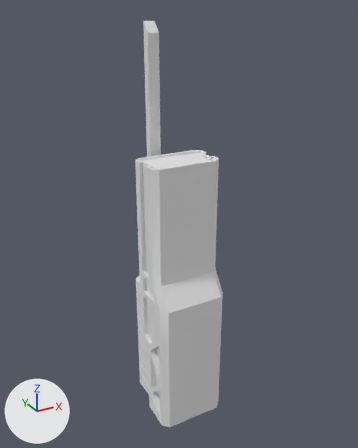
Before and after pictures for a commit that changed the FBX model Assets/Models/Modular Kit/Set Dressing/Antenna_A.fbx.
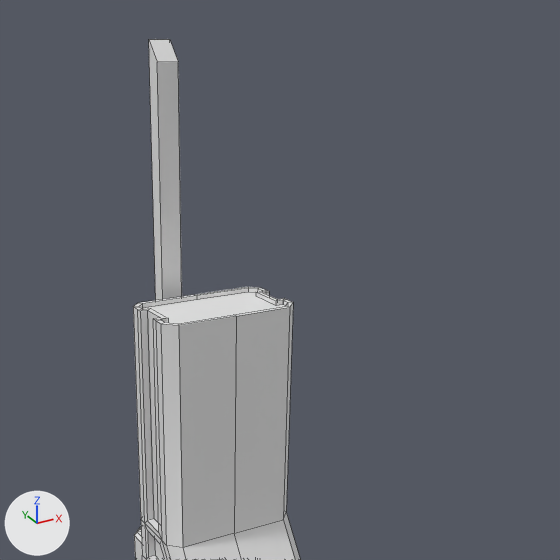
There are two pictures of each version: one whole from a camera (50 mm lens) standing at (-7.47, -13.4, 14.41) and looking at (0.22, 0.59, 7.42), one close up on the part from 18% to 100% of the width and 0% to 65% of the height. Every picture has the same lights, and +X, +Y and +Z are marked at lower left. The close-ups show mesh edges as thin lines. Where no turn or scale is listed for an object, it has been applied to the vertices.
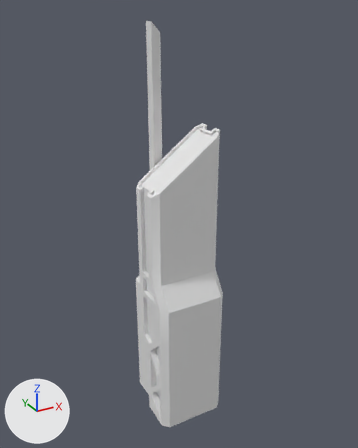
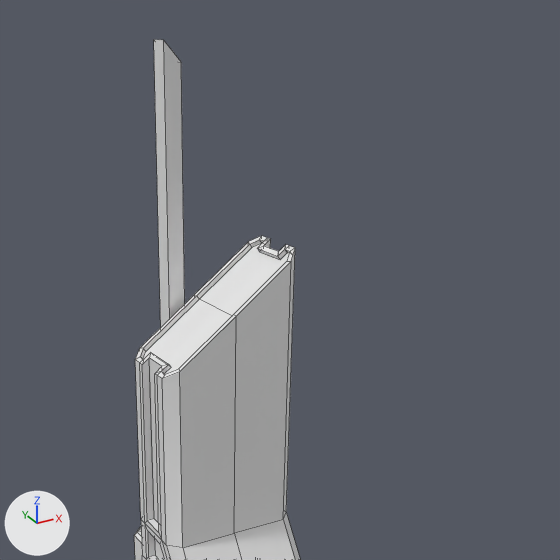
Pixel boxes (x1, y1, x2, y2) of what changed, in the close-ups (560 x 560 px; the box of a moved part takes in the faces that stretch with it):
'Cube', reshaped
    before: (133, 287, 300, 560)
    after: (135, 236, 300, 560)
'Cube.007', mesh turned
    before: (149, 39, 182, 300)
    after: (154, 40, 185, 327)
part 1 of me_cube_019, moved or reshaped
    before: (133, 287, 293, 548)
    after: (135, 236, 295, 548)

The edits, one by one:
me_cube_019 is used by ob_cube; location (0.0, 0.0, 0.0).
me_cube_019 had 247 vertices, 229 faces and spanned x -1.25..1.25, y -1.0..1.0, z 0.0..9.87.
me_cube_019 now has 242 vertices, 224 faces and spans x -1.25..1.25, y -1.0..1.0, z 0.0..10.81.
Part 1, on me_cube_019:
2 vertices are removed from x 0.0, y -0.38..0.91, z 9.8.
5 faces are deleted.
6 vertices in x -1.25, y -0.25..0.82, z 9.87 move by (0.0, 0.0, -0.93).
6 vertices in x 1.25, y -0.25..0.82, z 9.87 move by (0.0, 0.0, 0.94).
4 vertices in x -1.16, y -0.06..0.64, z 9.87 move by (-0.01, 0.0, -0.88).
4 vertices in x 1.16, y -0.06..0.64, z 9.87 move by (0.01, 0.0, 0.88).
4 vertices in x -1.16, y -0.06..0.64, z 9.8 move by (0.03, 0.0, -0.87).
4 vertices in x 1.16, y -0.06..0.64, z 9.8 move by (0.06, 0.0, 0.89).
34 vertices move from x -1.16..1.16, y -0.46..1.0, z 9.8..9.87 to x -1.17..1.22, y -0.46..1.0, z 8.93..10.75.
2 vertices are added at (0.05, -0.37, 9.81), (0.05, 0.91, 9.81).
6 new faces join them.
me_cube_023 has 8 vertices, 6 faces and spans x -0.19..0.19, y 1.7..2.0, z 0.0..9.6.
me_cube_023 is used by ob_cube_007; location (-0.28, -0.4, 4.4).
me_cube_023 part 2: the whole mesh is turned 90 degrees about the z axis through its middle, then moved by (0.0, -0.14, 0.0).
